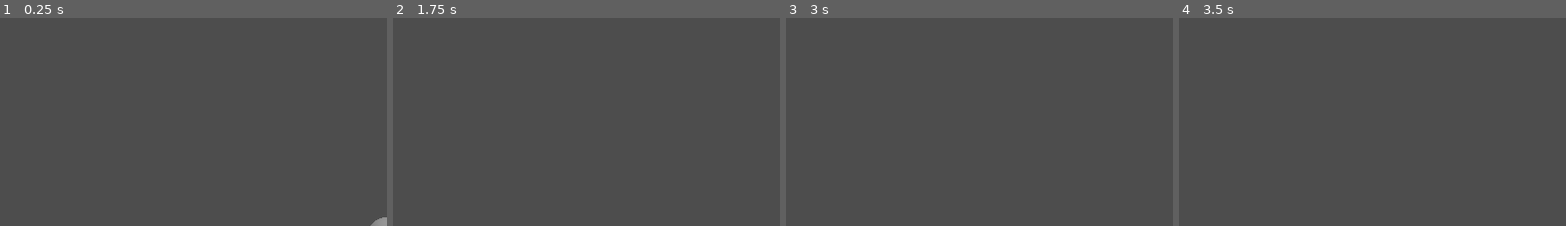
Above: before the commit, frames 1-4 (left to right).
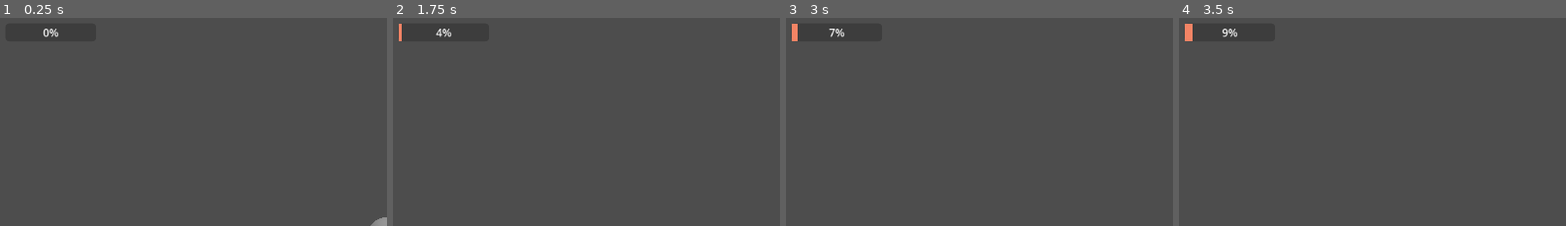
Above: after the commit, the same moments.

Repository: motionnblur/3d-prototype-godot
Game: Godot game, scene res://node_3d.tscn
Two runs of this game, one before a commit and one after it. Both use one fixed random seed, a clock stepped at 60 frames per second and the inputs below. The project has no main scene, so this scene is started directly.
Inputs (mouse positions are % of the whole screen's width and height, from its top left):
- Up to frame 1 (0.25 s): no input
- Up to frame 2 (1.75 s): move the mouse to (72, 47) at 0.52 s; hold A (KEY_A) 0.53-1.28 s; move the mouse to (30, 57) at 1.27 s; tap D (KEY_D) at 1.35 s
- Up to frame 3 (3 s): tap Enter at 2 s; move the mouse to (60, 29) at 2.02 s; hold S (KEY_S) 2.03-2.78 s; move the mouse to (45, 73) at 2.77 s; tap W (KEY_W) at 2.85 s
- Up to frame 4 (3.5 s): no input
The pictures show only the part of the screen within x 0-50%, y 0-50%; the shares and areas given below are measured in that part.

The runs differ from the first frame. In frame 1, 0.1% of the frame differs, in the area x 11-16%, y 5-10%; in frame 2, 0.2%; in frame 3, 0.2%; in frame 4, 0.3%, in the area x 1-16%, y 2-12%.

Commit message:
Get raycast result

Diff:
--- a/node_3d.tscn
+++ b/node_3d.tscn
@@ -14,10 +14,17 @@
 [sub_resource type="StandardMaterial3D" id="StandardMaterial3D_ccyms"]
 albedo_color = Color(0.00368827, 0.0238748, 0.0135652, 1)
 
+[sub_resource type="StyleBoxFlat" id="StyleBoxFlat_fkye5"]
+bg_color = Color(0.955476, 0.519475, 0.396316, 1)
+
 [node name="Node3D" type="Node3D"]
 
 [node name="Camera3D" type="Camera3D" parent="."]
+unique_name_in_owner = true
 transform = Transform3D(1, 0, 0, 0, 1, 0, 0, 0, 1, 0, 1.11942, 6.63049)
+
+[node name="RayCast3D" type="RayCast3D" parent="Camera3D"]
+transform = Transform3D(1, 0, 0, 0, 1, 0, 0, 0, 1, 0, -1.11942, -6.63049)
 
 [node name="sphere" type="RigidBody3D" parent="."]
 transform = Transform3D(1, 0, 0, 0, 1, 0, 0, 0, 1, 0, 1.32525, 0)
@@ -48,4 +55,12 @@
 [node name="DirectionalLight3D" type="DirectionalLight3D" parent="."]
 transform = Transform3D(1, -0.000536813, -5.83798e-05, 0.000358725, 0.579674, 0.814849, -0.0004036, -0.814849, 0.579674, 0, 3.26846, 0)
 
+[node name="ProgressBar" type="ProgressBar" parent="."]
+unique_name_in_owner = true
+offset_left = 8.0
+offset_top = 8.0
+offset_right = 143.0
+offset_bottom = 35.0
+theme_override_styles/fill = SubResource("StyleBoxFlat_fkye5")
+
 [connection signal="body_shape_entered" from="sphere" to="sphere" method="_on_body_shape_entered"]
--- a/sphere.gd
+++ b/sphere.gd
@@ -7,6 +7,7 @@
 func _process(delta: float) -> void:
 	if !collided:
 		return
+	%ProgressBar.value += delta*3
 
 	if Input.is_action_pressed("KEY_W"):
 		position -= global_basis.z * speed * delta
@@ -17,6 +18,18 @@
 	elif Input.is_action_pressed("KEY_D"):
 		position += global_basis.x * speed * delta
 
+	var mouse_pos = get_viewport().get_mouse_position()
+	var from = %Camera3D.project_ray_origin(mouse_pos)
+	var to = from + %Camera3D.project_ray_normal(mouse_pos) * 500
+	var space = get_world_3d().direct_space_state
+	var ray_query = PhysicsRayQueryParameters3D.new()
+	ray_query.from = from
+	ray_query.to = to
+	ray_query.collide_with_areas = true
+	var raycast_result = space.intersect_ray(ray_query)
+
+	print(raycast_result)
+
 
 func _on_body_shape_entered(body_rid: RID, body: Node, body_shape_index: int, local_shape_index: int) -> void:
 	collided = true
Not shown: 1 places in node_3d.tscn that only renumber resources
